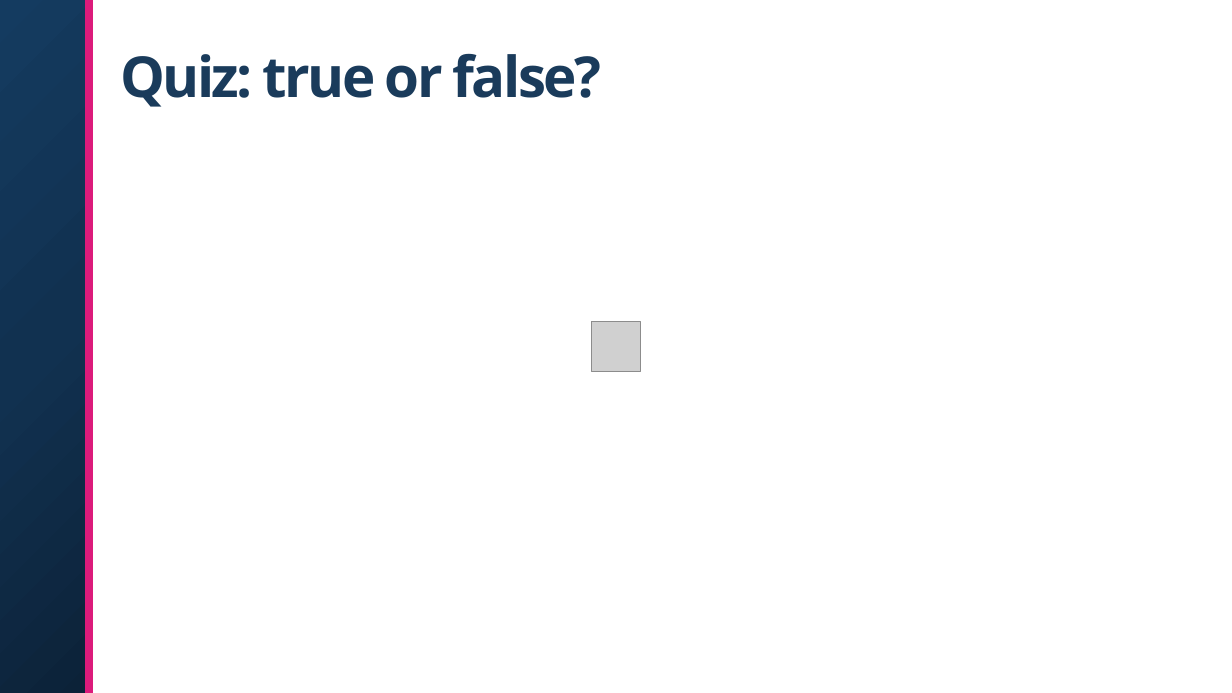
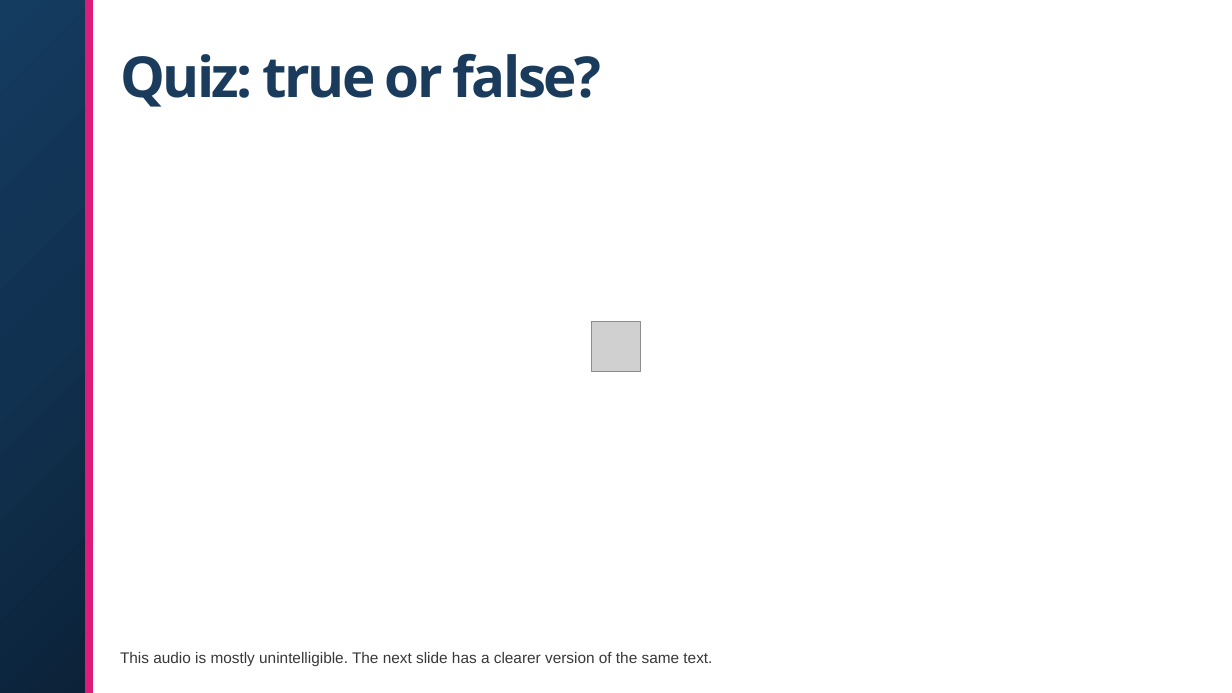
Before and after one commit to ThePacielloGroup/babel, a slide deck: slide 11 of presentation/CSUN_2025_Babel.pptx. Drawn at 1232x693 pixels with LibreOffice and Linux fonts; fonts in the diff are those of the drawing; grey boxes stand for pictures; background and template pictures are left out. Boxes give left, top, right and bottom in pixels: in the first picture for what was removed or moved away, otherwise in the second. Text is boxed around its words. In the diff, an @@ line names an element or a change of style, - is before the commit and + after.

```diff
--- a/presentation/CSUN_2025_Babel.pptx
+++ b/presentation/CSUN_2025_Babel.pptx
@@ text added at box(120, 652, 712, 666), 12 pt, text #383838 @@
+This audio is mostly unintelligible. The next slide has a clearer version of the same text.
```
Also in this commit, not shown: 4 other slides changed, 2 slides added, 1 slide removed.
